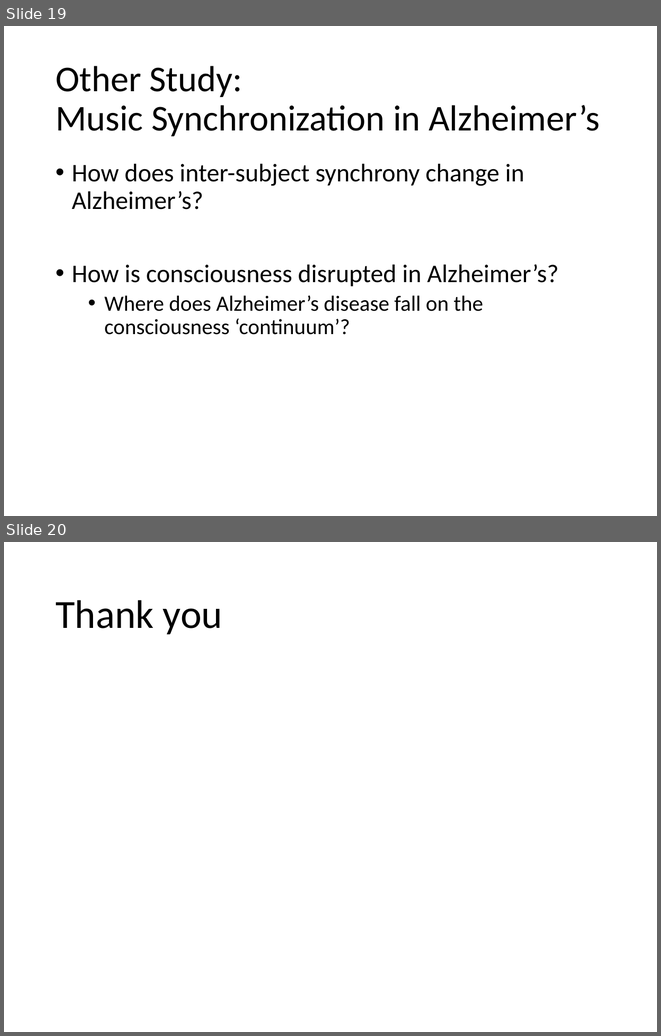
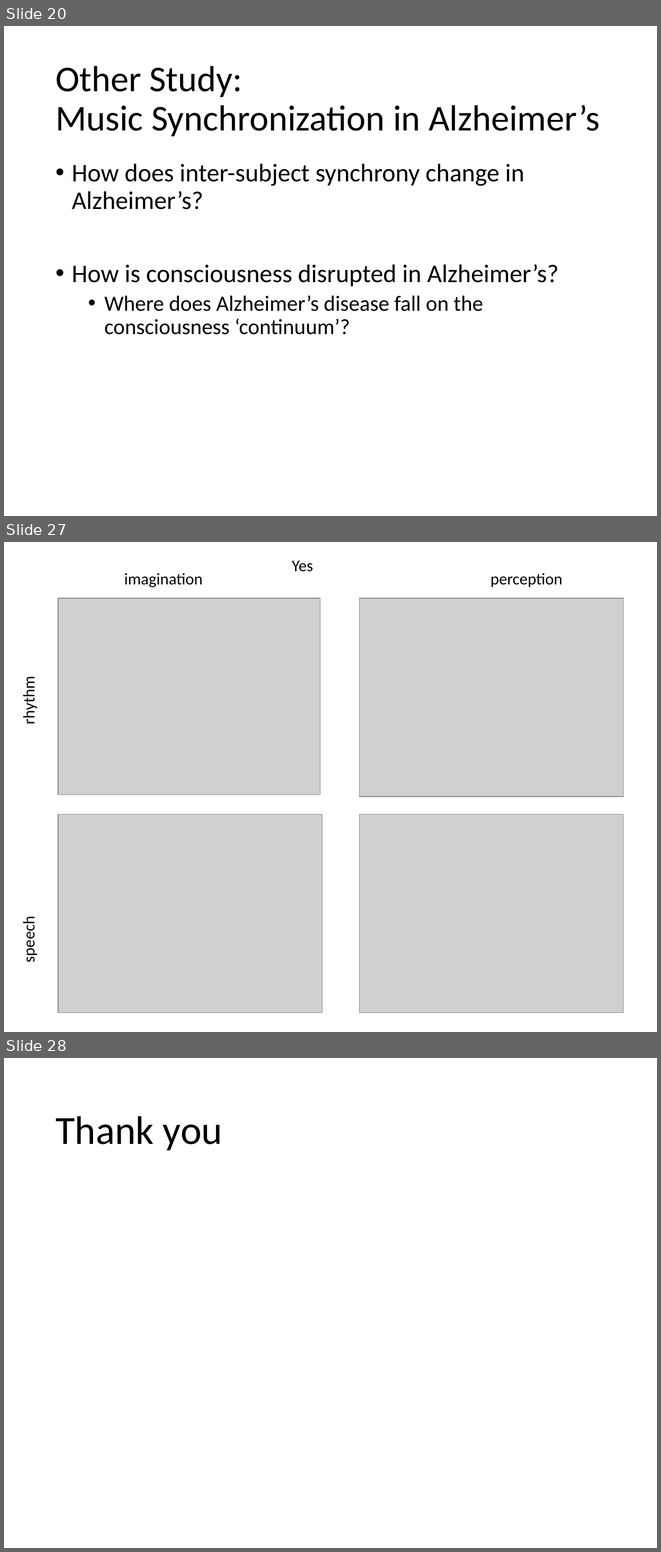
Before and after one commit to asternin/PhDProject, a slide deck: Meetings/2017.09.06-LabRetreat.pptx. Shown one above the other, each under a label of ours: slides 19 and 20 before the commit, slides 20, 27 and 28 after it; the slides between them are not shown. The pictures are 661x1036 and 661x1552 pixels, drawn with LibreOffice and Linux fonts; fonts in the diff are those of the drawing; grey boxes stand for pictures. Boxes give left, top, right and bottom in pixels: in the first picture for what was removed or moved away, otherwise in the second. Text is boxed around its words. In the diff, an @@ line names an element or a change of style, - is before the commit and + after.

```diff
--- a/Meetings/2017.09.06-LabRetreat.pptx
+++ b/Meetings/2017.09.06-LabRetreat.pptx
@@ slide 27 added at (x1=4, y1=542, x2=657, y2=1032), background #FFFFFF @@
@@ text added at (x1=124, y1=573, x2=203, y2=588), 18 pt, text #000000 @@
+imagination
@@ text added at (x1=292, y1=561, x2=313, y2=572), 18 pt, text #000000 @@
+Yes
@@ text added at (x1=491, y1=573, x2=563, y2=587), 18 pt, text #000000 @@
+perception
@@ picture added at (x1=58, y1=598, x2=320, y2=795) @@
@@ picture added at (x1=359, y1=598, x2=624, y2=796) @@
@@ text added at (x1=19, y1=681, x2=39, y2=723), 18 pt, text #000000 @@
+rhythm
@@ picture added at (x1=58, y1=814, x2=323, y2=1013) @@
@@ picture added at (x1=359, y1=814, x2=624, y2=1013) @@
@@ text added at (x1=19, y1=920, x2=39, y2=961), 18 pt, text #000000 @@
+speech
@@ what was slide 19 is now slide 20 @@
@@ what was slide 20 is now slide 28 @@
```
Also in this commit, not shown: 1 slide changed, 7 other slides added, 12 other files.
